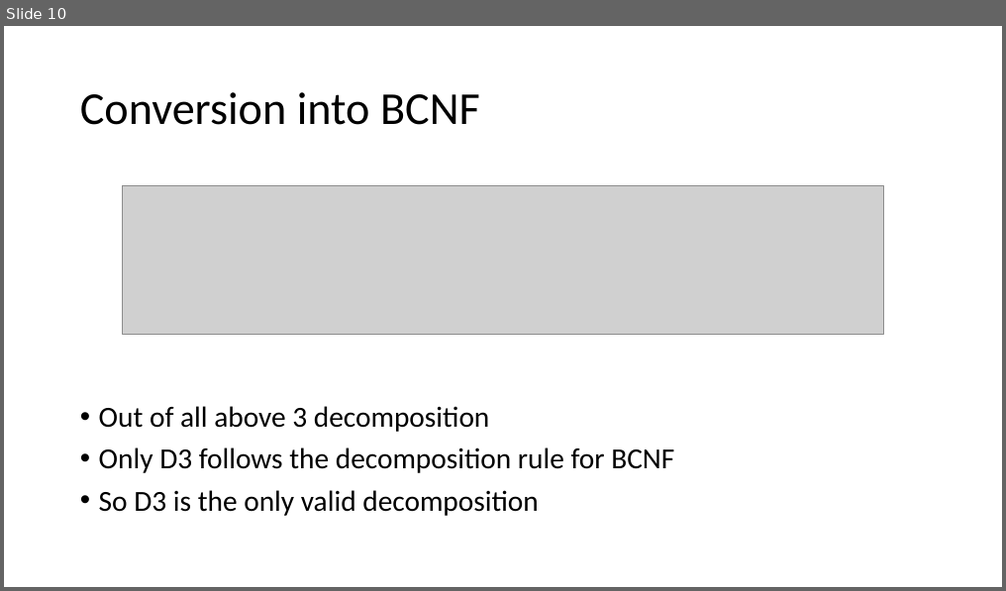
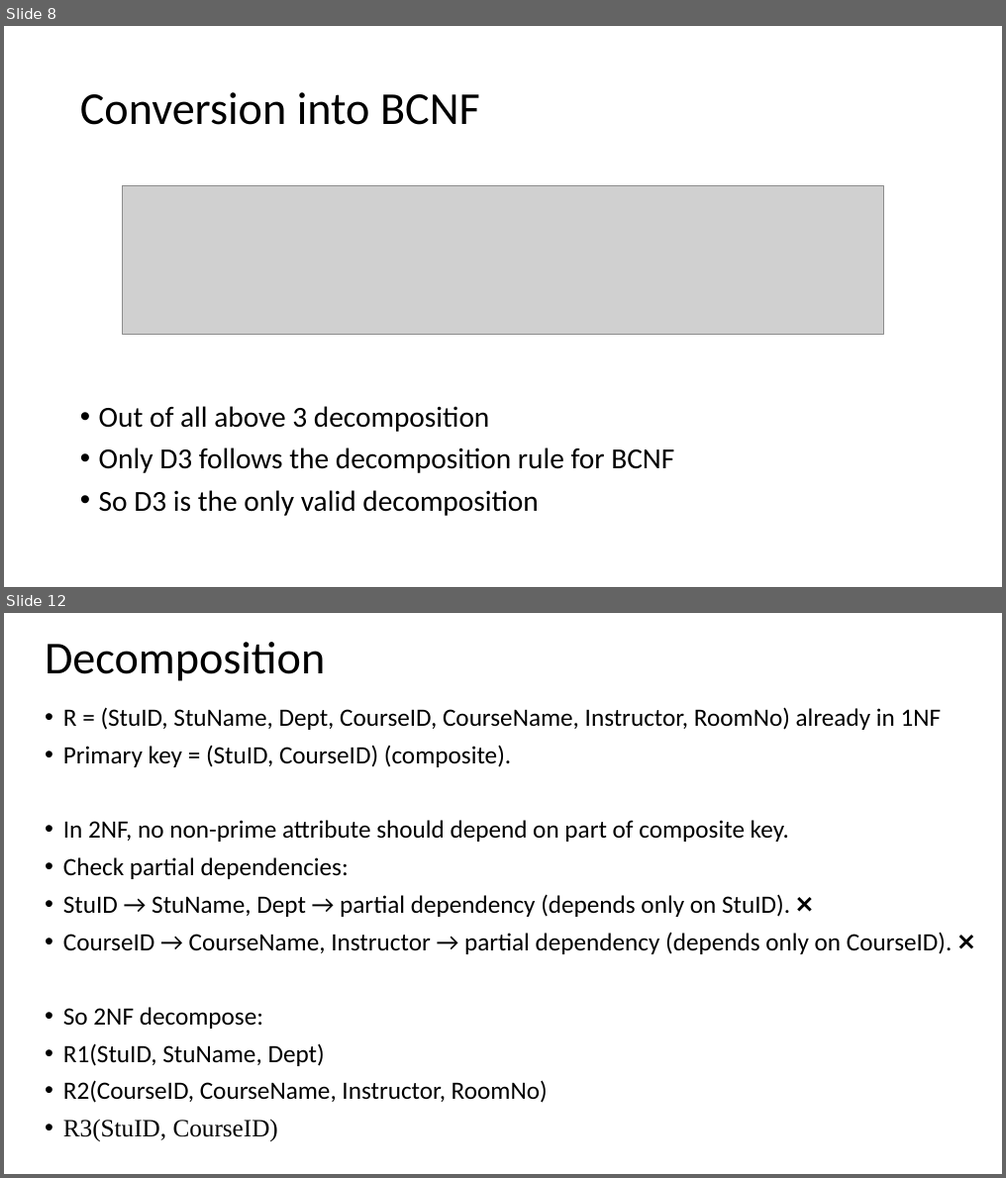
Before and after one commit to VishalChudasama08/MCA, a slide deck: Sem-1/RDBMS Theory/Unit-3/Day_13.pptx. Shown one above the other, each under a label of ours: slide 10 before the commit, slides 8 and 12 after it; the slides between them are not shown. The pictures are 1006x591 and 1006x1178 pixels, drawn with LibreOffice and Linux fonts; fonts in the diff are those of the drawing; grey boxes stand for pictures. Boxes give left, top, right and bottom in pixels: in the first picture for what was removed or moved away, otherwise in the second. Text is boxed around its words. In the diff, an @@ line names an element or a change of style, - is before the commit and + after.

```diff
--- a/Sem-1/RDBMS Theory/Unit-3/Day_13.pptx
+++ b/Sem-1/RDBMS Theory/Unit-3/Day_13.pptx
@@ slide 12 added at box(4, 613, 1002, 1174), background #FFFFFF @@
@@ title added at box(45, 642, 325, 681), 44 pt, text #000000 @@
+Decomposition
@@ text added at box(63, 707, 952, 1142), 24 pt, text #000000 @@
+• R = (StuID, StuName, Dept, CourseID, CourseName, Instructor, RoomNo) already in 1NF
+• Primary key = (StuID, CourseID) (composite).
+• In 2NF, no non-prime attribute should depend on part of composite key.
+• Check partial dependencies:
+• StuID → StuName, Dept → partial dependency (depends only on StuID). ❌
+• CourseID → CourseName, Instructor → partial dependency (depends only on CourseID). ❌
+• So 2NF decompose:
+• R1(StuID, StuName, Dept)
+• R2(CourseID, CourseName, Instructor, RoomNo)
+• R3(StuID, CourseID)
@@ what was slide 10 is now slide 8 @@
```
Also in this commit, not shown: 4 other slides added, 7 slides removed, 32 other files.
